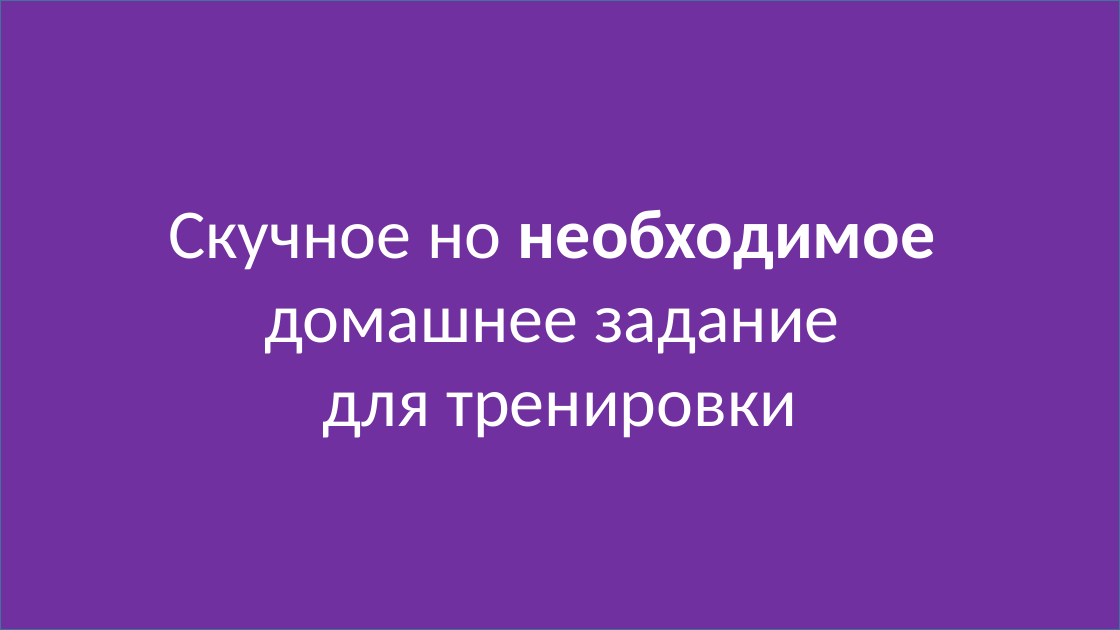
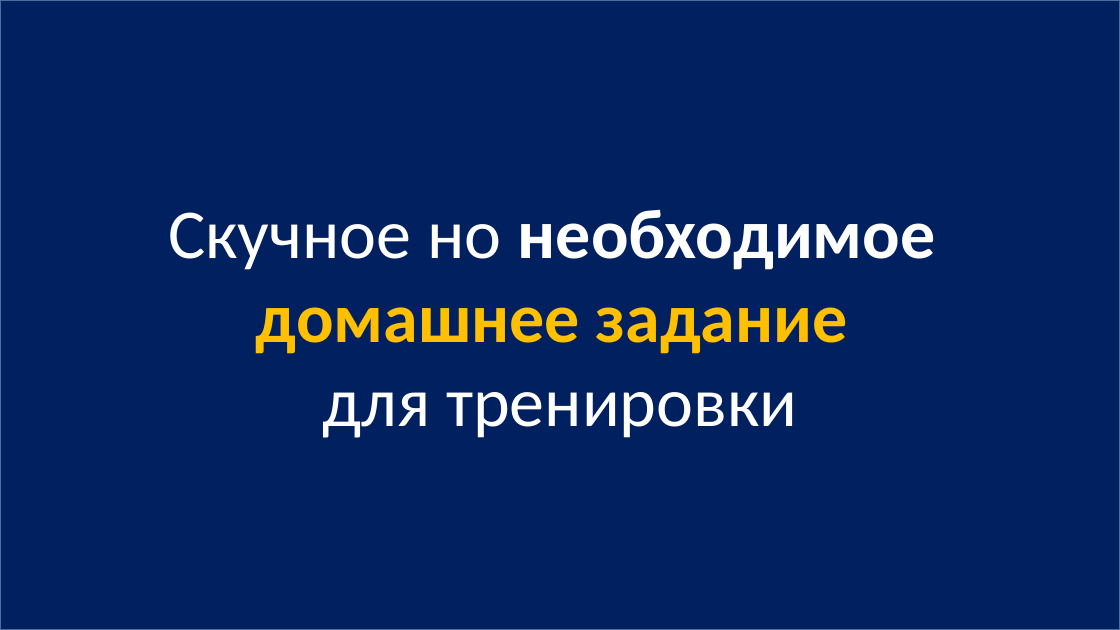
Before and after one commit to js-10-ort-dnipro/lesson01, a slide deck: slide 61 of lesson01.pptx. Drawn at 1120x630 pixels with LibreOffice and Linux fonts; fonts in the diff are those of the drawing. Boxes give left, top, right and bottom in pixels: in the first picture for what was removed or moved away, otherwise in the second. Text is boxed around its words. In the diff, an @@ line names an element or a change of style, - is before the commit and + after.

```diff
--- a/lesson01.pptx
+++ b/lesson01.pptx
@@ rectangle "Скучное но необходимое домашнее задание ..." at bbox=[0, 0, 1120, 630]: text colour #FFFFFF to #FFC000, bold on in "домашнее задание"; fill #7030A0 to #002060 @@
```
Also in this commit, not shown: 15 other slides changed, 1 other file.
